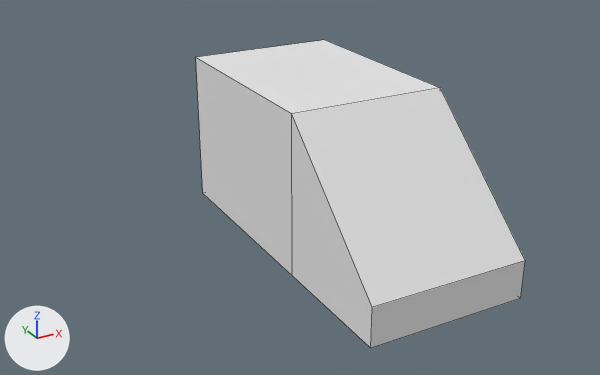
One commit to the FBX model Source/Models/testship.fbx: the scene before it, then after it.
Rendered twice from a camera (50 mm lens) standing at (-5.04, -8.06, 4.88) and looking at (-0.52, 0.17, 0.77). Lighting does not change. The marker at lower left points along +X, +Y and +Z. Mesh edges are drawn as thin lines.

Before the edit, the objects in view are built like this:
```python
me_cube = bpy.data.meshes.new('Cube')
me_cube.from_pydata(...)  # 12 vertices, 10 faces; spans x -1.0..1.0, y -2.19..2.19, z 0.0..2.0
me_cube.materials.append(mat_material)  # white #e7e7e7
ob_cube = bpy.data.objects.new('Cube', me_cube)
ob_cube.location = (0.0, 0.0, 0.0)
```
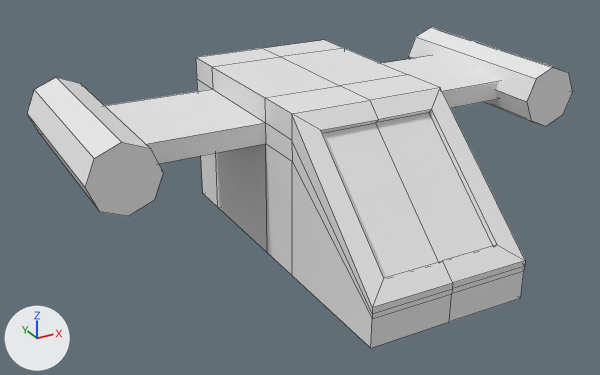
What differs and where, as boxes [x1, y1, x2, y2] in the pictures (600 x 375 px):
```json
{"object": "Cube", "change": "reshaped", "before": [196, 40, 525, 348], "after": [27, 27, 573, 348], "on screen": "66% wider"}
{"part": 1, "of": "me_cube", "change": "added", "after": [27, 77, 163, 216]}
{"part": 2, "of": "me_cube", "change": "added", "after": [408, 27, 573, 126]}
{"part": 3, "of": "me_cube", "change": "built on", "before": [196, 45, 525, 335], "after": [105, 45, 525, 335]}
```

Edits to the scene script, one JSON object a line:
```json
{"block": "me_cube", "where": "# used by ob_cube; location = (0.0, 0.0, 0.0)"}
{"op": "remove", "block": "me_cube", "code": "me_cube.from_pydata(...)  # 12 vertices, 10 faces; spans x -1.0..1.0, y -2.19..2.19, z 0.0..2.0"}
{"op": "add", "block": "me_cube", "code": "me_cube.from_pydata(...)  # 106 vertices, 92 faces; spans x -3.28..3.28, y -2.19..2.19, z 0.0..2.0"}
{"block": "me_cube", "change": "me_cube part 1: a new loose piece, an 8-sided cylinder along y spanning x -3.28..-2.47, y -0.46..2.14, z 1.18..1.99, in mat_material (white #e7e7e7)"}
{"block": "me_cube", "change": "me_cube part 2: a new loose piece, an 8-sided cylinder along y spanning x 2.47..3.28, y -0.46..2.14, z 1.18..1.99, in mat_material (white #e7e7e7)"}
{"block": "me_cube", "change": "me_cube part 3"}
{"block": "me_cube", "change": "10 faces are deleted"}
{"block": "me_cube", "change": "26 vertices are added at x -2.56..2.56, y -2.19..1.65, z 0.35..1.83"}
{"block": "me_cube", "change": "6 new vertices lie (1.0, 0.0, 0.0) away from vertices in x -1.0, y -2.19..2.19, z 0.0..2.0"}
{"block": "me_cube", "change": "6 new vertices lie (0.0, -0.54, 0.0) away from vertices in x -1.0..1.0, y 2.19, z 0.0..2.0"}
{"block": "me_cube", "change": "7 new vertices lie (0.0, 0.0, -0.3) away from vertices in x -1.0..1.0, y -0.52..2.19, z 2.0"}
{"block": "me_cube", "change": "8 new vertices lie (0.0, 0.65, 0.0) away from vertices in x -1.0..1.0, y -0.52, z 0.0..2.0"}
{"block": "me_cube", "change": "9 new vertices lie (0.0, 0.0, 1.45) away from vertices in x -1.0..1.0, y -0.52..2.19, z 0.0"}
{"block": "me_cube", "change": "72 new faces join them"}
```
